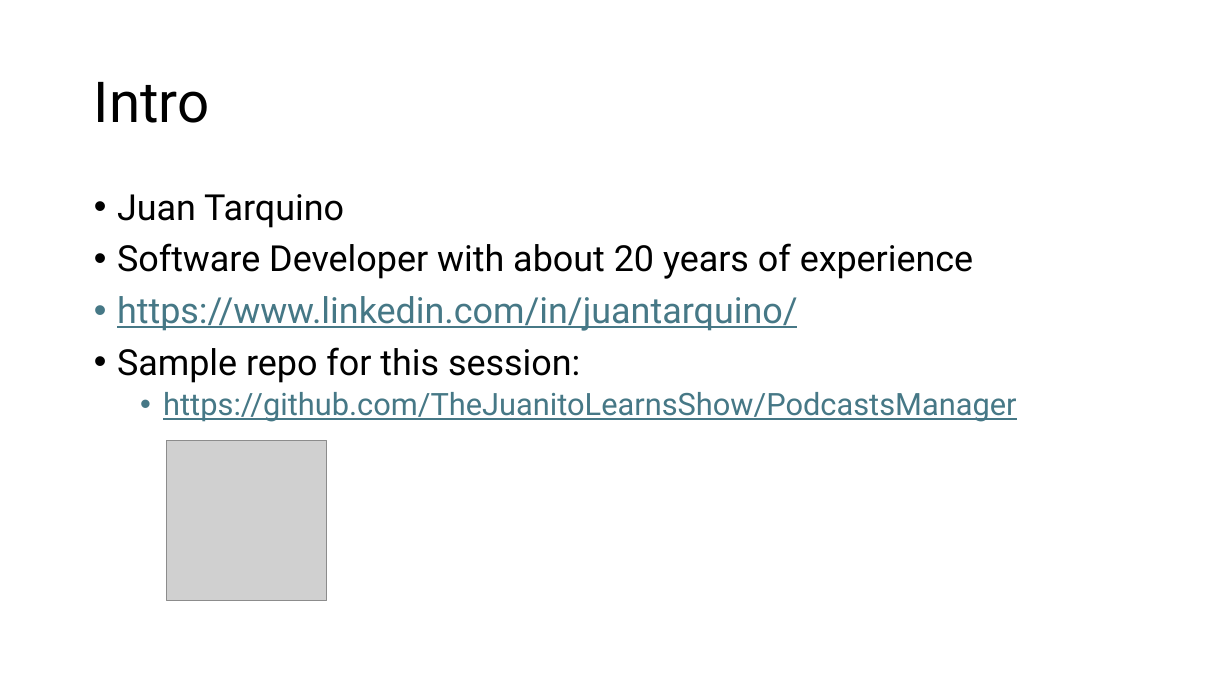
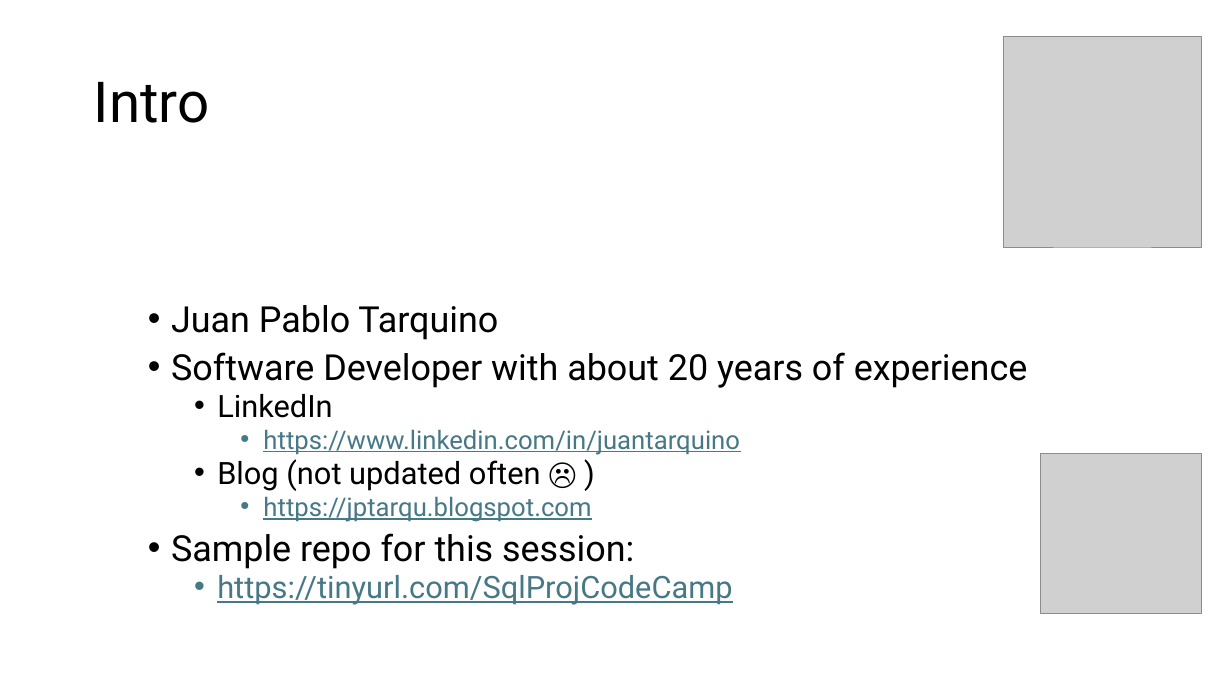
Before and after one commit to TheJuanitoLearnsShow/PodcastsManager, a slide deck: slide 2 of slides/VS sql project.pptx. Drawn at 1232x693 pixels with LibreOffice and Linux fonts; fonts in the diff are those of the drawing; grey boxes stand for pictures. Boxes give left, top, right and bottom in pixels: in the first picture for what was removed or moved away, otherwise in the second. Text is boxed around its words. In the diff, an @@ line names an element or a change of style, - is before the commit and + after.

```diff
--- a/slides/VS sql project.pptx
+++ b/slides/VS sql project.pptx
@@ picture added at (1004,37,1202,247) @@
@@ text "Juan Pablo Tarquino": place and size @@
-text "Juan Pablo Tarquino" at (117,194,1016,422)
+text "Juan Pablo Tarquino" at (171,305,1028,605)
@@ text at (171,305,498,340): text changed @@
-• Juan Tarquino
+• Juan Pablo Tarquino
@@ text at (171,352,1028,569): line spacing 0.9 to 0.8 @@
@@ text at (217,394,740,522): text changed; size 28 to 20 pt @@
-• https://www.linkedin.com/in/juantarquino/
+  • LinkedIn
+    • https://www.linkedin.com/in/juantarquino
+  • Blog (not updated often ☹ )
+    • https://jptarqu.blogspot.com
@@ picture: place and size @@
-picture at (166,441,327,602)
+picture at (1042,453,1202,614)
@@ text at (217,575,732,605): text changed @@
-  • https://github.com/TheJuanitoLearnsShow/PodcastsManager
+  • https://tinyurl.com/SqlProjCodeCamp
```
Also in this commit, not shown: 4 other slides changed, 1 other file.
